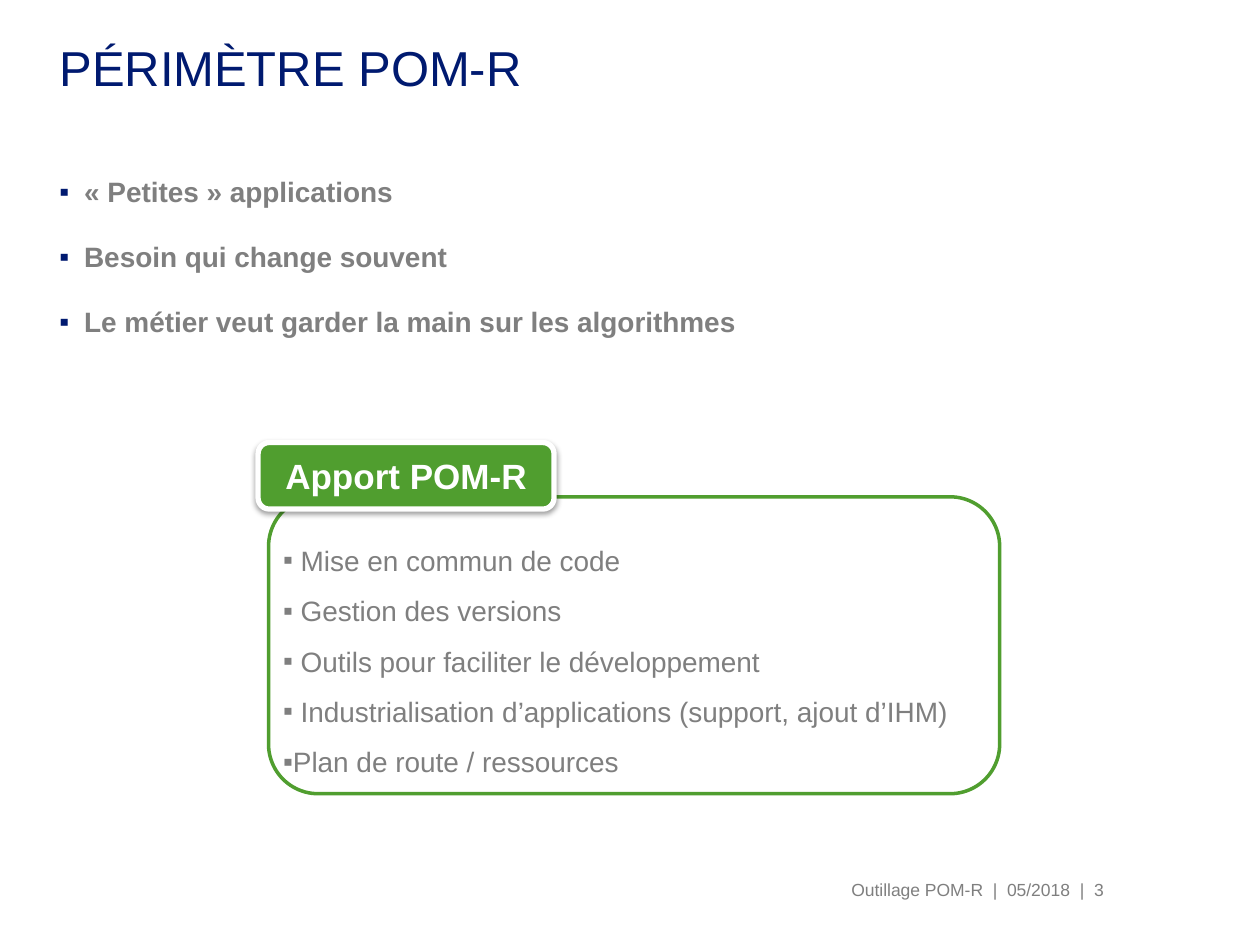
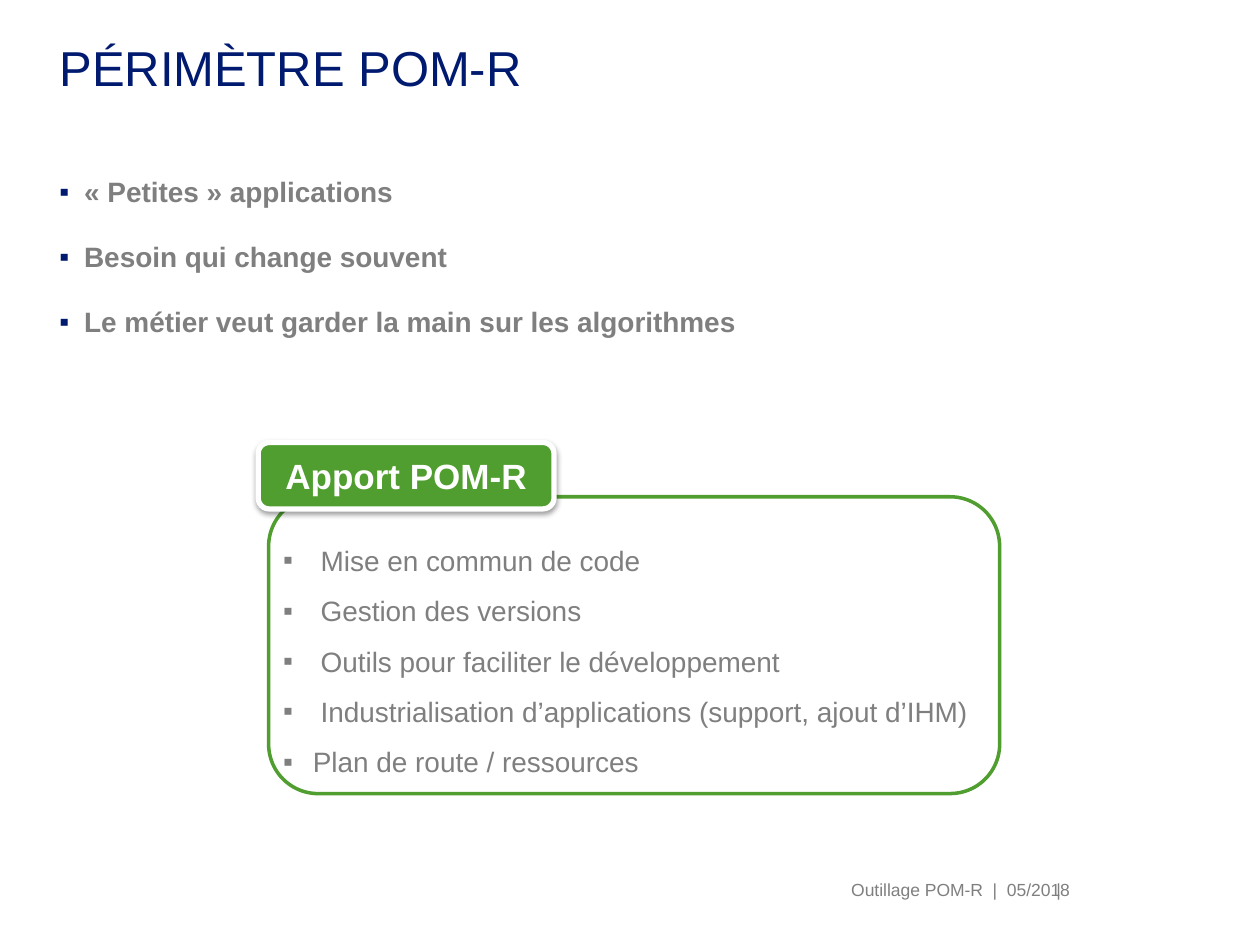
Before and after one commit to cheikh12/scripts, a slide deck: slide 3 of dtg/2018OutilsPOMR.pptx. Drawn at 1260x945 pixels with LibreOffice and Linux fonts; fonts in the diff are those of the drawing; background and template pictures are left out. Boxes give left, top, right and bottom in pixels: in the first picture for what was removed or moved away, otherwise in the second. Text is boxed around its words. In the diff, an @@ line names an element or a change of style, - is before the commit and + after.

```diff
--- a/dtg/2018OutilsPOMR.pptx
+++ b/dtg/2018OutilsPOMR.pptx
@@ rounded rectangle "Mise en commun de code" at <box>268,496,999,794</box>: indent changed; proportions changed @@
@@ text added at <box>1051,879,1149,901</box>, 10 pt, text #7F7F7F @@
+|
@@ page number removed at <box>1094,884,1104,896</box> @@
-| 3
```
Also in this commit, not shown: 3 other slides changed, 3 other files.
